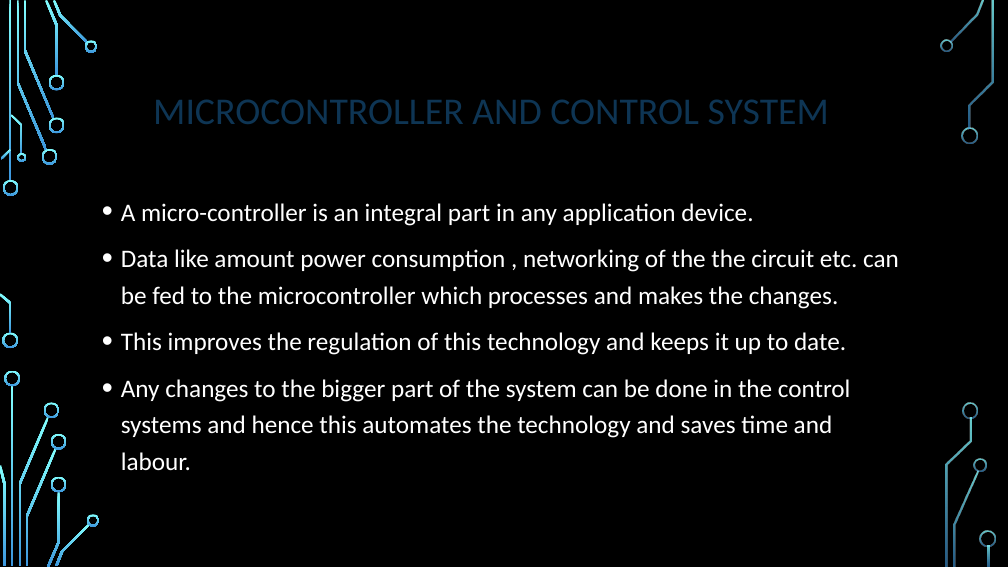
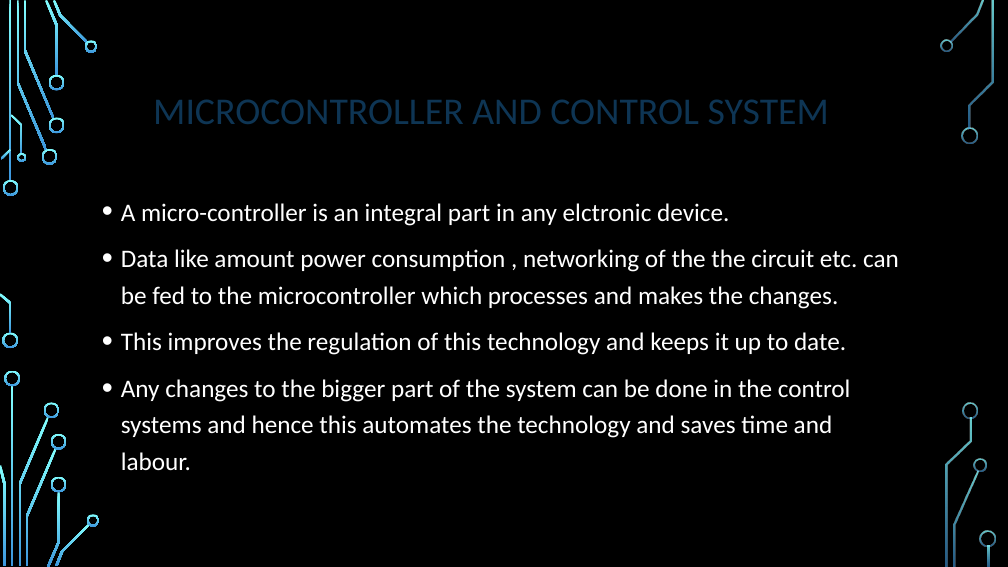
Before and after one commit to Abbashozefa/MINI-PROJECT-SEM1, a slide deck: slide 15 of mini project sem 1.pptx. Drawn at 1008x567 pixels with LibreOffice and Linux fonts; fonts in the diff are those of the drawing; background and template pictures are left out. Boxes give left, top, right and bottom in pixels: in the first picture for what was removed or moved away, otherwise in the second. Text is boxed around its words. In the diff, an @@ line names an element or a change of style, - is before the commit and + after.

```diff
--- a/mini project sem 1.pptx
+++ b/mini project sem 1.pptx
@@ text at (121, 203, 729, 226): text changed @@
-• A micro-controller is an integral part in any application device.
+• A micro-controller is an integral part in any elctronic device.
```
Also in this commit, not shown: 2 other slides changed.
